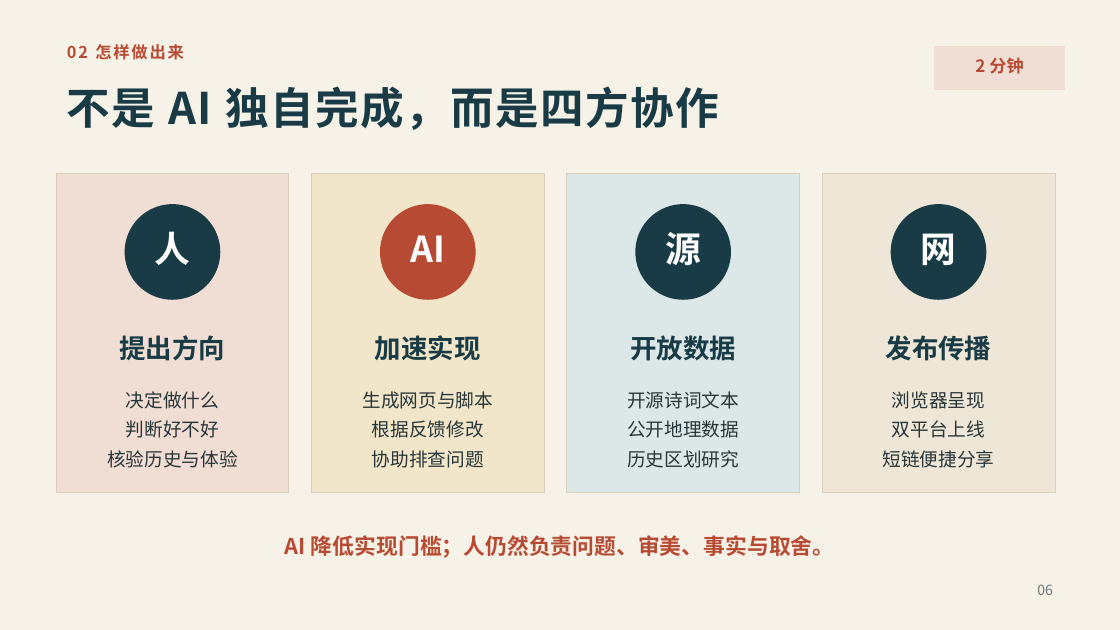
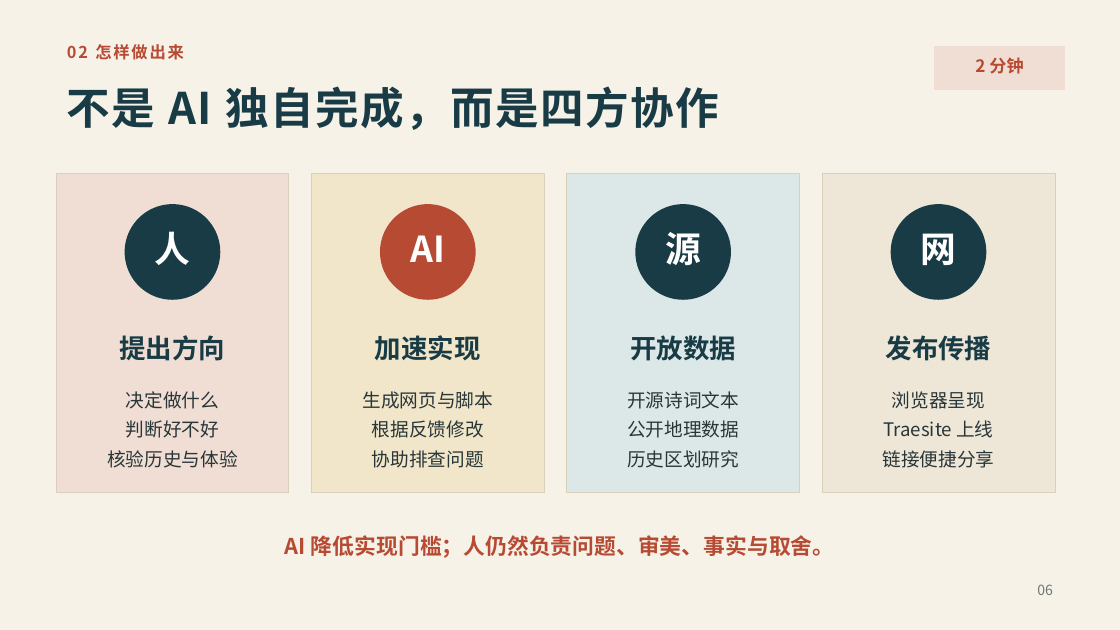
Before and after one commit to LiangjiChen/cultural-on-map, a slide deck: slide 6 of ppt-share/诗词山河-科普分享.pptx. Drawn at 1120x630 pixels with LibreOffice and Linux fonts; fonts in the diff are those of the drawing. Boxes give left, top, right and bottom in pixels: in the first picture for what was removed or moved away, otherwise in the second. Text is boxed around its words. In the diff, an @@ line names an element or a change of style, - is before the commit and + after.

```diff
--- a/ppt-share/诗词山河-科普分享.pptx
+++ b/ppt-share/诗词山河-科普分享.pptx
@@ text at (883,420,995,468): text changed @@
-双平台上线
-短链便捷分享
+Traesite 上线
+链接便捷分享
```
Also in this commit, not shown: 2 other slides changed, 1 other file.
